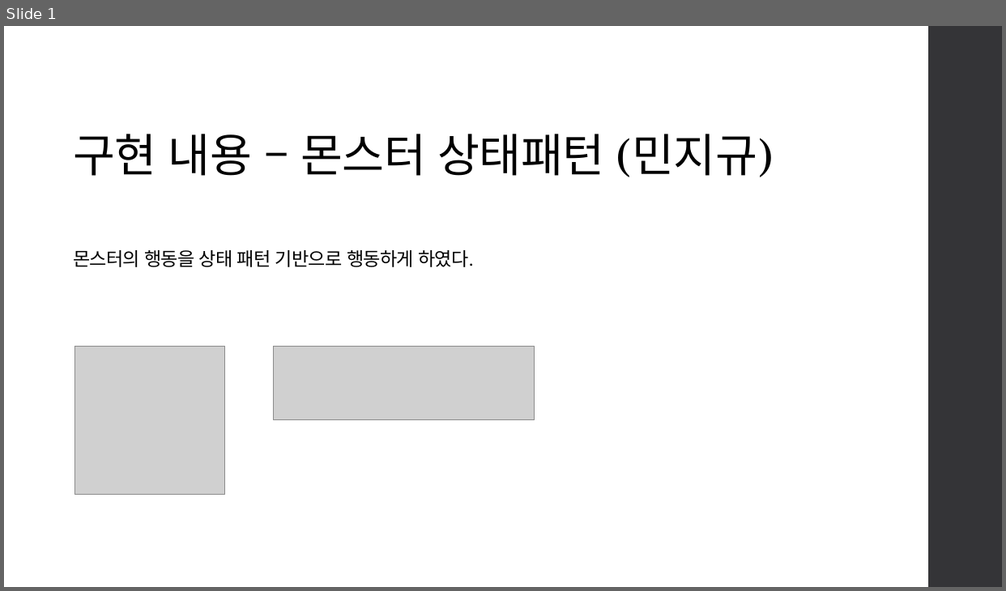
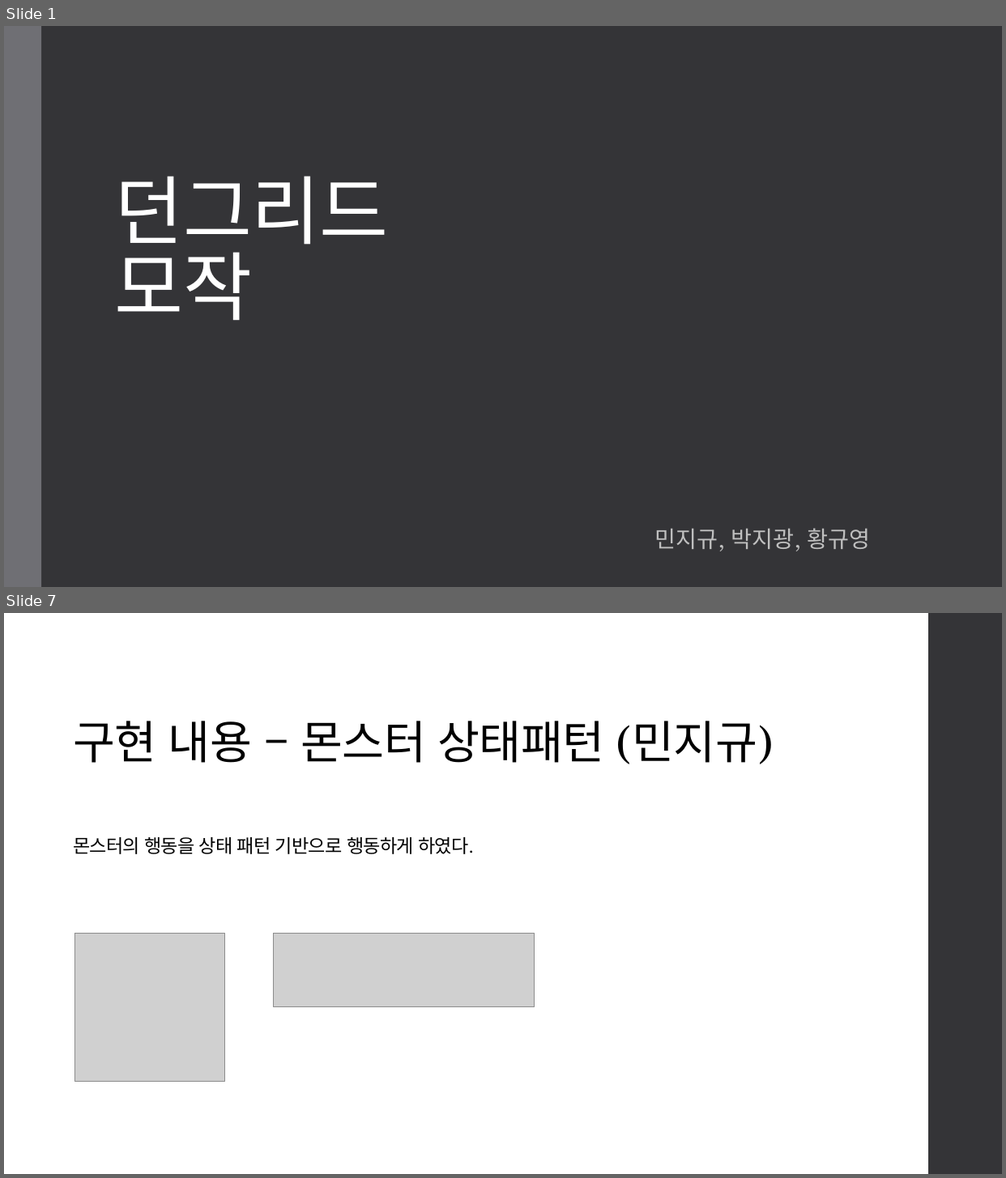
Before and after one commit to jigyu12/SFML_Team_Mockup_Project-Dungreed, a slide deck: SFML 던그리드 모작 팀 프로젝트(민지규, 박지광, 황규영) 발표 자료.pptx. Shown one above the other, each under a label of ours: slide 1 before the commit, slides 1 and 7 after it; the slides between them are not shown. The pictures are 1006x591 and 1006x1178 pixels, drawn with LibreOffice and Linux fonts; fonts in the diff are those of the drawing; grey boxes stand for pictures. Boxes give left, top, right and bottom in pixels: in the first picture for what was removed or moved away, otherwise in the second. Text is boxed around its words. In the diff, an @@ line names an element or a change of style, - is before the commit and + after.

```diff
--- a/SFML 던그리드 모작 팀 프로젝트(민지규, 박지광, 황규영) 발표 자료.pptx
+++ b/SFML 던그리드 모작 팀 프로젝트(민지규, 박지광, 황규영) 발표 자료.pptx
@@ slide 1 added at bbox=[4, 26, 1002, 587], background #353537 @@
@@ rectangle added at bbox=[4, 26, 41, 587], fill #6F6F74 @@
@@ title added at bbox=[115, 176, 389, 320], 72 pt, text #FFFFFF @@
+던그리드
+모작
@@ subtitle added at bbox=[655, 528, 871, 552], 22 pt, text #BFBFBF @@
+민지규, 박지광, 황규영
@@ what was slide 1 is now slide 7 @@
```
Also in this commit, not shown: 1 slide changed, 19 other slides added, 1 slide removed.
